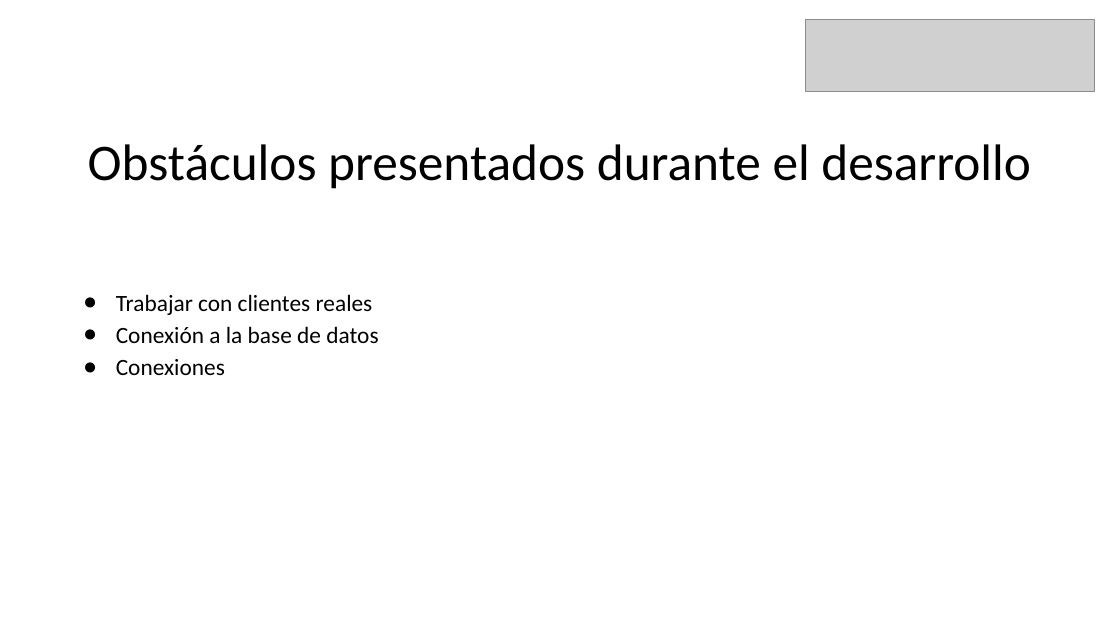
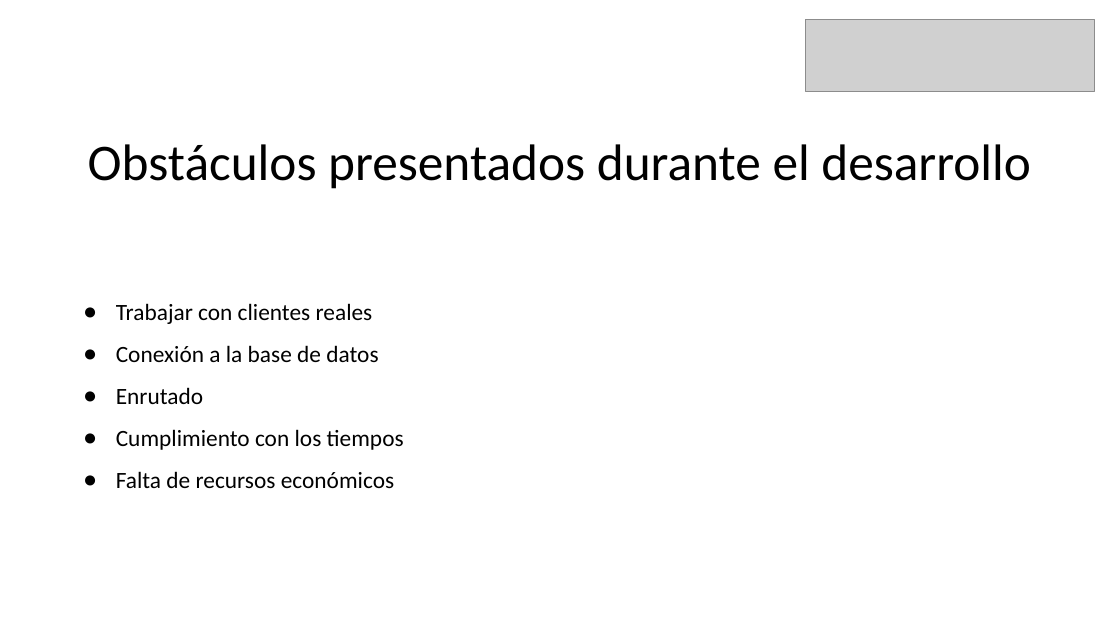
Before and after one commit to mariasaldivia/CAPSTONE_001V_G1A, a slide deck: slide 18 of Fase 3/Evidencias Grupales/Presentación Final.pptx (slide 19 before the commit). Drawn at 1120x630 pixels with LibreOffice and Linux fonts; fonts in the diff are those of the drawing; grey boxes stand for pictures. Boxes give left, top, right and bottom in pixels: in the first picture for what was removed or moved away, otherwise in the second. Text is boxed around its words. In the diff, an @@ line names an element or a change of style, - is before the commit and + after.

```diff
--- a/Fase 3/Evidencias Grupales/Presentación Final.pptx
+++ b/Fase 3/Evidencias Grupales/Presentación Final.pptx
@@ text at box(116, 303, 378, 362): line spacing 1.15 to 1.5 @@
@@ text at box(116, 387, 404, 488): text changed @@
-● Conexiones
+● Enrutado
+● Cumplimiento con los tiempos
+● Falta de recursos económicos
```
Also in this commit, not shown: 9 other slides changed, 1 slide removed.
